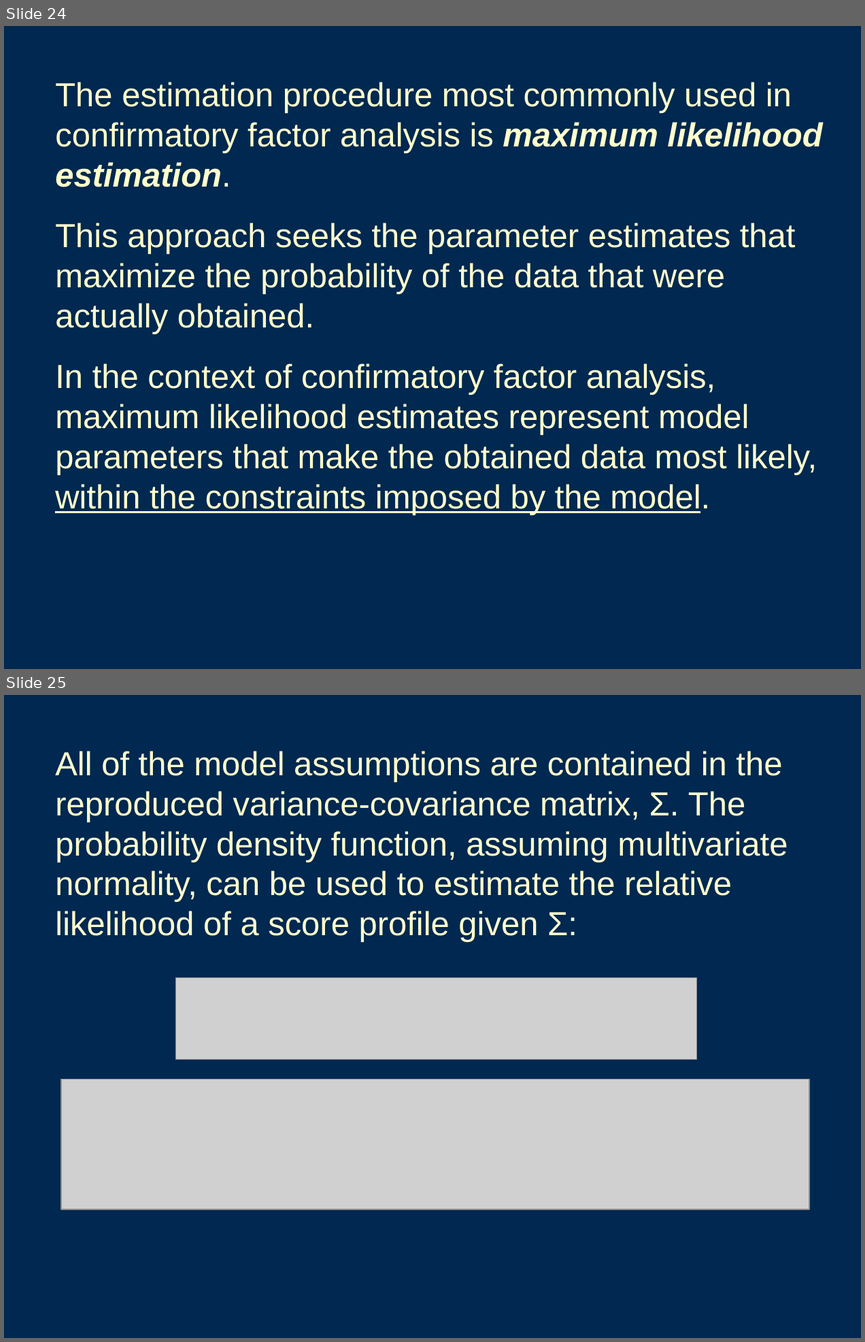
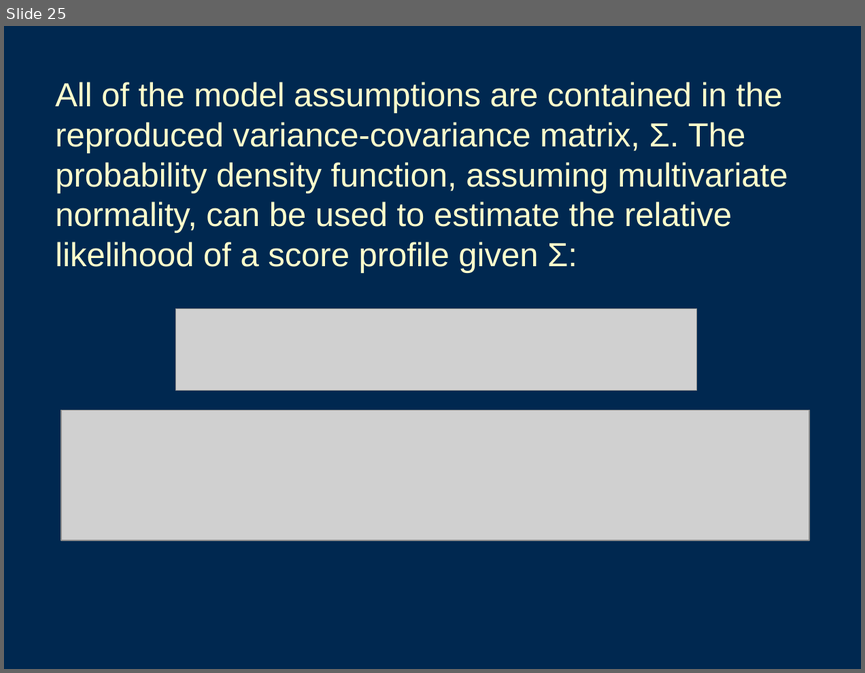
Before and after one commit to emoriebeck/homeworks, a slide deck: multivariate/Class Materials/11 CFA 1/CFA_I.ppt. Shown one above the other, each under a label of ours: slides 24 and 25 before the commit, slide 25 after it. The pictures are 865x1342 and 865x673 pixels, drawn with LibreOffice and Linux fonts; fonts in the diff are those of the drawing; grey boxes stand for pictures. Boxes give left, top, right and bottom in pixels: in the first picture for what was removed or moved away, otherwise in the second. Text is boxed around its words. In the diff, an @@ line names an element or a change of style, - is before the commit and + after.

```diff
--- a/multivariate/Class Materials/11 CFA 1/CFA_I.ppt
+++ b/multivariate/Class Materials/11 CFA 1/CFA_I.ppt
@@ slide 24 removed at <box>4,26,861,669</box>, background #002850 @@
@@ text removed at <box>55,82,822,515</box> @@
-The estimation procedure most commonly used in confirmatory factor analysis is maximum likelihood estimation.
-This approach seeks the parameter estimates that maximize the probability of the data that were actually obtained.
-In the context of confirmatory factor analysis, maximum likelihood estimates represent model parameters that make the obtained data most likely, within the constraints imposed by the model.
```
Also in this commit, not shown: 1 slide changed, 3 slides added, 2 other slides removed, 6 other files.
